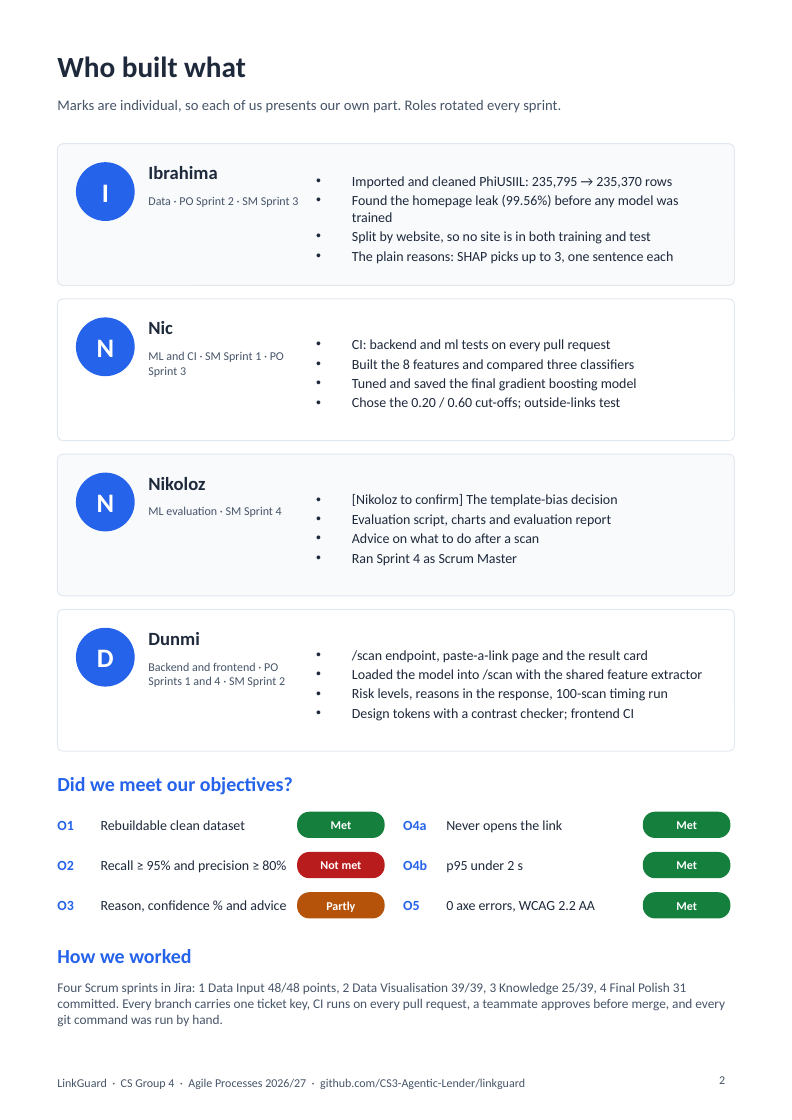
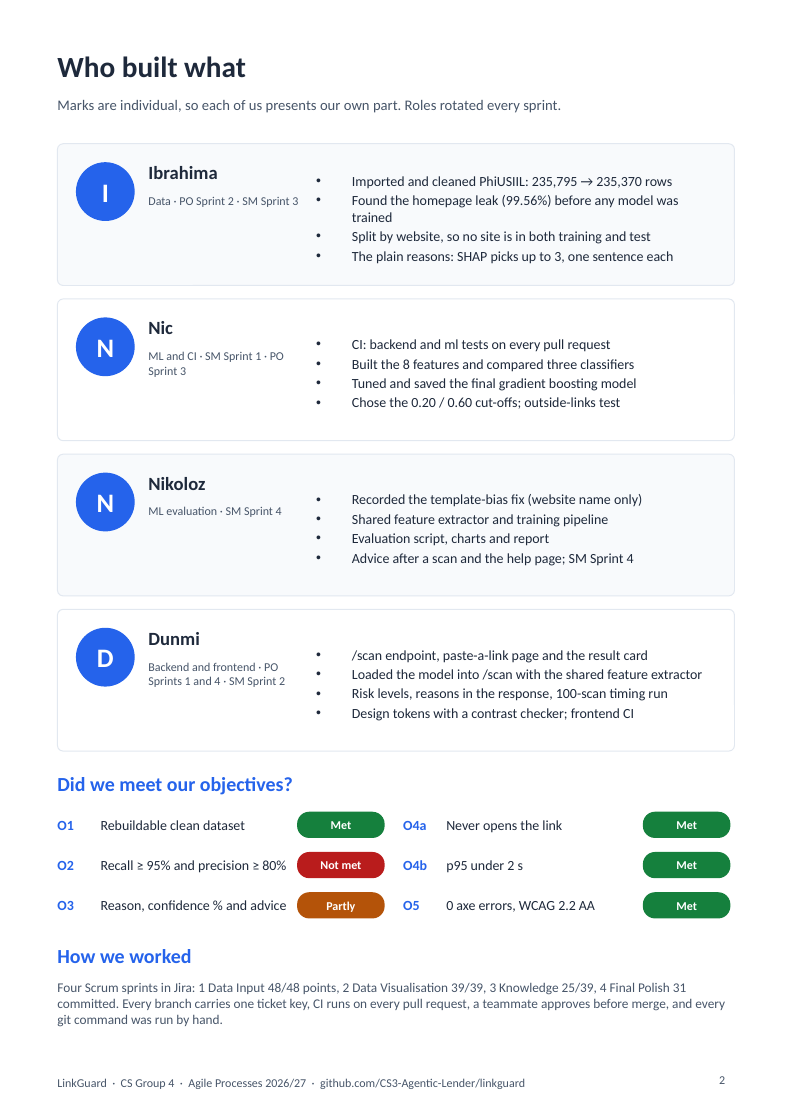
Before and after one commit to CS3-Agentic-Lender/linkguard, a slide deck: slide 2 of docs/presentation/LinkGuard-handout.pptx. Drawn at 792x1120 pixels with LibreOffice and Linux fonts; fonts in the diff are those of the drawing. Boxes give left, top, right and bottom in pixels: in the first picture for what was removed or moved away, otherwise in the second. Text is boxed around its words. In the diff, an @@ line names an element or a change of style, - is before the commit and + after.

Commit message:
ALG-142 add Nikoloz's lines to his slide and handout card

```diff
--- a/docs/presentation/LinkGuard-handout.pptx
+++ b/docs/presentation/LinkGuard-handout.pptx
@@ text at bbox=[352, 494, 642, 566]: text changed @@
-• [Nikoloz to confirm] The template-bias decision
-• Evaluation script, charts and evaluation report
-• Advice on what to do after a scan
-• Ran Sprint 4 as Scrum Master
+• Recorded the template-bias fix (website name only)
+• Shared feature extractor and training pipeline
+• Evaluation script, charts and report
+• Advice after a scan and the help page; SM Sprint 4
```
Also in this commit, not shown: 1 other file.
